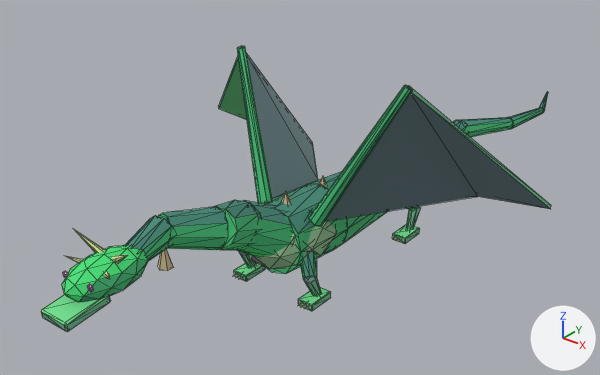
The glTF model assets/exports/creatures/creature_dragon_threat_v01.glb: old version first, new version second.
Both versions are drawn from a camera (50 mm lens) standing at (21.1, -28.6, 21.1) and looking at (-2.5, 0.9, 2.8). The lights are fixed; the arrows at lower right show +X, +Y and +Z. The older version comes first. Mesh edges are drawn as thin lines. Where no turn or scale is listed for an object, it has been applied to the vertices. Vertices at exactly the same position are counted once.

Names of what the first picture shows: 'GEO_creature_dragon_threat_v01'.
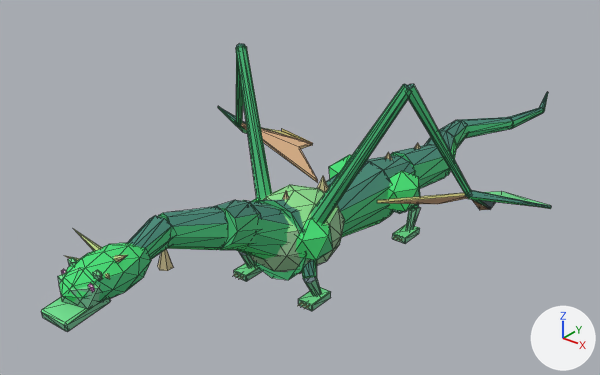
The change, as a diff of the scene's bpy script:
```diff
--- a/assets/exports/creatures/creature_dragon_threat_v01.glb.py
+++ b/assets/exports/creatures/creature_dragon_threat_v01.glb.py
@@ me_geo_creature_dragon_threat_v01 @@
 # used by ob_geo_creature_dragon_threat_v01; location = (0.0, 0.0, 0.0)
-me_geo_creature_dragon_threat_v01.from_pydata(...)  # 830 vertices, 1436 faces; spans x -9.8..9.8, y -15.6..24.4, z 0.2..10.2
+me_geo_creature_dragon_threat_v01.from_pydata(...)  # 1014 vertices, 1760 faces; spans x -9.8..9.8, y -15.6..24.4, z 0.2..10.3
+# me_geo_creature_dragon_threat_v01 part 1: a new loose piece, an icosphere of 80 faces spanning x -2.1..2.1, y -5.2..0.0, z 0.9..4.8, in mat_mat_creature_indexed
+# me_geo_creature_dragon_threat_v01 part 2: a new loose piece, an icosphere of 20 faces spanning x 0.6..2.5, y -4.4..-2.4, z 2.0..4.2, in mat_mat_creature_indexed
+# me_geo_creature_dragon_threat_v01 part 3: a new loose piece, an icosphere of 20 faces spanning x -2.6..-0.6, y 2.7..5.0, z 1.5..3.9, in mat_mat_creature_indexed
+# me_geo_creature_dragon_threat_v01 part 4: a new loose piece, an icosphere of 20 faces spanning x 0.6..2.6, y 2.7..5.0, z 1.5..3.9, in mat_mat_creature_indexed
+# me_geo_creature_dragon_threat_v01 part 5: a new loose piece, an icosphere of 20 faces spanning x -0.9..0.9, y -14.9..-13.6, z 4.7..6.3, in mat_mat_creature_indexed
+# me_geo_creature_dragon_threat_v01 part 6: a new loose piece, an icosphere of 20 faces spanning x 0.46..0.89, y -14.16..-13.94, z 5.9..6.35, in mat_mat_creature_indexed
+# me_geo_creature_dragon_threat_v01 part 7: the loose piece of 68 vertices spanning x -1.7..1.7, y -4.2..6.7, z 0.9..4.5 is rebuilt with 68 vertices and now spans x -1.9..1.9, y -4.3..6.7, z 0.7..4.8
+# me_geo_creature_dragon_threat_v01 part 8: a new loose piece of 14 vertices spanning x -6.8..-4.3, y -1.1..1.2, z 5.2..10.3, in mat_mat_creature_indexed
+# me_geo_creature_dragon_threat_v01 part 9: a new loose piece of 14 vertices spanning x 4.3..6.8, y -1.1..1.2, z 5.2..10.3, in mat_mat_creature_indexed
+# me_geo_creature_dragon_threat_v01 part 10: the loose piece of 42 vertices spanning x -1.7..1.7, y -5.5..0.2, z 1.2..4.2 is deleted
+# me_geo_creature_dragon_threat_v01 part 11
+# 9 vertices are removed from x -4.6..4.6, y -13.8..-0.9, z 3.7..10.2
+# 41 faces are deleted
+# 5 vertices in x 0.4..0.8, y -14.4..-12.3, z 4.9..6.0 move by (0.1, 0.0, 0.0)
+# 4 vertices in x 0.0..0.9, y -14.7..-11.7, z 4.8..5.2 move by (0.0, 0.0, -0.1)
+# 3 vertices in x -0.9..-0.5, y -14.4..-13.2, z 4.9..5.7 move by (-0.1, 0.0, 0.0)
+# 3 vertices in x 0.0..0.2, y -14.1..-12.3, z 6.2..6.3 move by (0.0, 0.0, 0.1)
+# 35 vertices move from x -9.8..5.1, y -15.0..5.3, z 3.0..6.2 to x -9.8..5.1, y -15.1..5.3, z 3.0..6.3
+# 93 vertices are added at x -9.8..9.8, y -14.2..5.3, z 3.0..6.3
+# 197 new faces join them
+# me_geo_creature_dragon_threat_v01 part 12: 3 kept faces spanning x -0.8..0.8, y -14.8..-11.6, z 5.1..6.0 get new vertex colours; the middle colour goes from green #438976 to green #43bc76
+# other edits to the shape of me_geo_creature_dragon_threat_v01 do not show in these pictures
 me_geo_creature_dragon_threat_v01.materials.append(mat_mat_creature_indexed)
```

Where the change shows, as pixel boxes (x1, y1, x2, y2) in the pictures (600 x 375 px):
'GEO_creature_dragon_threat_v01', reshaped
    before: (41, 46, 551, 332)
    after: (41, 43, 551, 332)
part 1 of me_geo_creature_dragon_threat_v01, added (green)
    after: (250, 185, 345, 274)
part 2 of me_geo_creature_dragon_threat_v01, added (green)
    after: (296, 218, 333, 261)
part 3 of me_geo_creature_dragon_threat_v01, added (mostly hidden)
    after: (329, 155, 352, 179)
part 4 of me_geo_creature_dragon_threat_v01, added (green)
    after: (388, 171, 420, 214)
part 5 of me_geo_creature_dragon_threat_v01, added (green)
    after: (58, 268, 104, 309)
part 6 of me_geo_creature_dragon_threat_v01, added
    after: (93, 270, 103, 281)
part 7 of me_geo_creature_dragon_threat_v01, rebuilt
    before: (267, 171, 388, 274)
    after: (250, 156, 415, 280)
part 8 of me_geo_creature_dragon_threat_v01, added
    after: (236, 43, 245, 125)
part 9 of me_geo_creature_dragon_threat_v01, added (green)
    after: (408, 84, 471, 196)
part 10 of me_geo_creature_dragon_threat_v01, deleted (green)
    before: (249, 221, 337, 269)
part 11 of me_geo_creature_dragon_threat_v01, cut back
    before: (62, 53, 551, 302)
    after: (59, 106, 551, 303)
part 12 of me_geo_creature_dragon_threat_v01, recoloured
    before: (138, 251, 148, 261)
    after: (140, 249, 151, 261)
